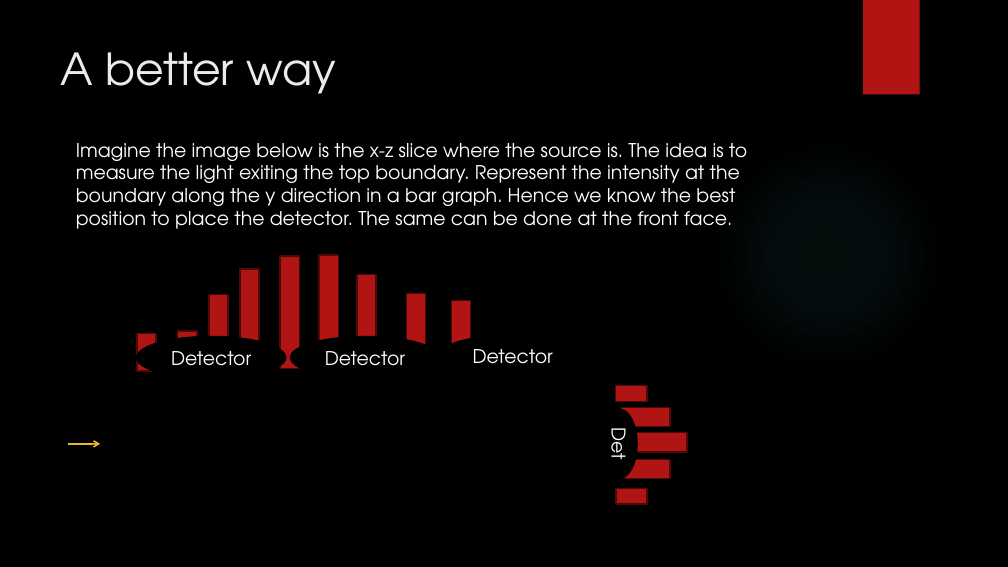
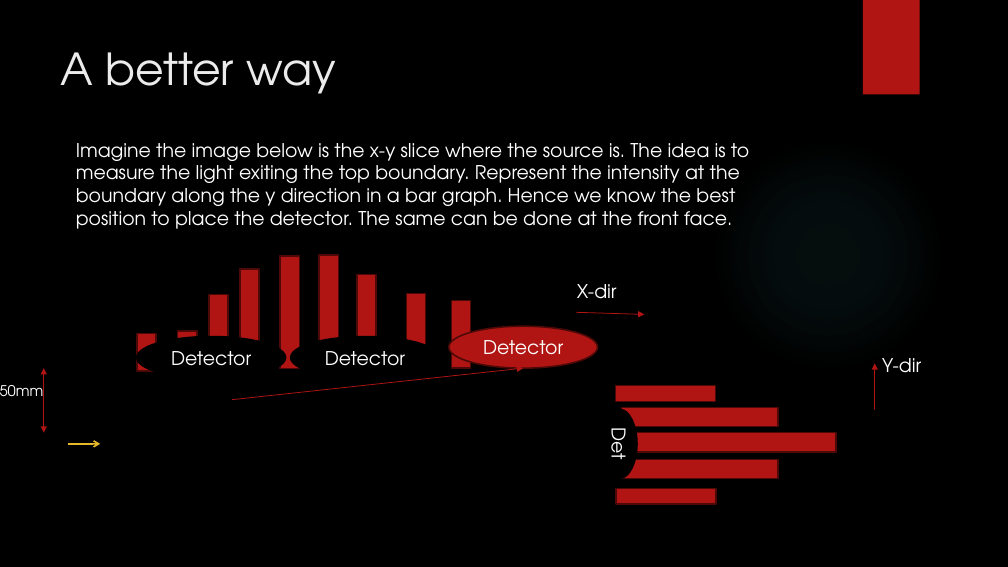
Before and after one commit to KAANVOLKAN05/GPGPU_Research, a slide deck: slide 8 of MonteCarlo/MonteCarloProj/Presentation for West River.pptx. Drawn at 1008x567 pixels with LibreOffice and Linux fonts; fonts in the diff are those of the drawing; background and template pictures are left out. Boxes give left, top, right and bottom in pixels: in the first picture for what was removed or moved away, otherwise in the second. Text is boxed around its words. In the diff, an @@ line names an element or a change of style, - is before the commit and + after.

```diff
--- a/MonteCarlo/MonteCarloProj/Presentation for West River.pptx
+++ b/MonteCarlo/MonteCarloProj/Presentation for West River.pptx
@@ text at (76, 143, 749, 229): text changed @@
-Imagine the image below is the x-z slice where the source is. The idea is to measure the light exiting the top boundary. Represent the intensity at the boundary along the y direction in a bar graph. Hence we know the best position to place the detector. The same can be done at the front face.
+Imagine the image below is the x-y slice where the source is. The idea is to measure the light exiting the top boundary. Represent the intensity at the boundary along the y direction in a bar graph. Hence we know the best position to place the detector. The same can be done at the front face.
@@ text added at (577, 284, 617, 299), 18 pt, text #FFFFFF @@
+X-dir
@@ ellipse "Detector": place and size @@
-ellipse "Detector" at (439, 335, 588, 377)
+ellipse "Detector" at (449, 326, 598, 368)
@@ ellipse "Detector" at (449, 326, 598, 368): fill #000000 to #B01513; outline #000000 1.5 pt to #4D0908 1.5 pt @@
@@ arrow added from (577, 312) to (644, 315), #B01513 0.75 pt @@
@@ text added at (882, 358, 921, 373), 18 pt, text #FFFFFF @@
+Y-dir
@@ text added at (0, 381, 44, 404), 14 pt, text #FFFFFF @@
+50mm
@@ double arrow added from (44, 368) to (44, 433), #B01513 0.75 pt @@
@@ arrow added from (232, 400) to (523, 368), #B01513 0.75 pt @@
@@ rectangle: place and size @@
-rectangle at (616, 386, 647, 402)
+rectangle at (616, 385, 716, 401)
@@ arrow added from (875, 409) to (875, 364), #B01513 0.75 pt @@
@@ rectangle: place and size @@
-rectangle at (621, 408, 670, 426)
+rectangle at (622, 408, 778, 426)
@@ rectangle: place and size @@
-rectangle at (619, 433, 687, 451)
+rectangle at (619, 433, 836, 452)
@@ rectangle: place and size @@
-rectangle at (621, 460, 670, 479)
+rectangle at (622, 460, 778, 479)
@@ rectangle: place and size @@
-rectangle at (616, 488, 647, 504)
+rectangle at (617, 488, 716, 504)
```
Also in this commit, not shown: 4 other slides changed, 3 slides added, 8 slides removed, 1 other file.
